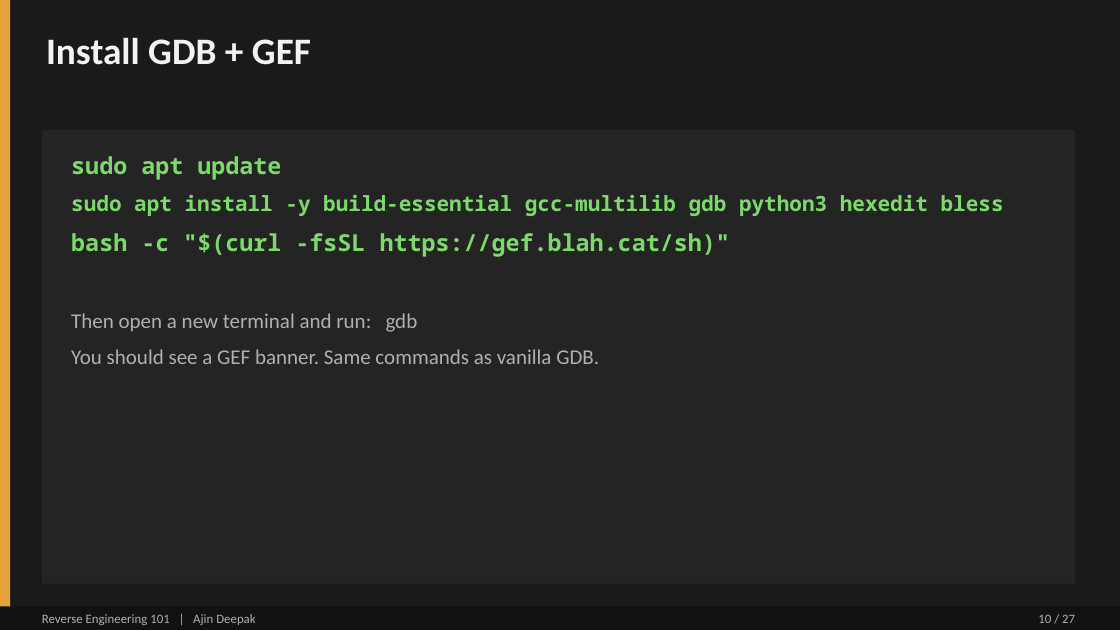
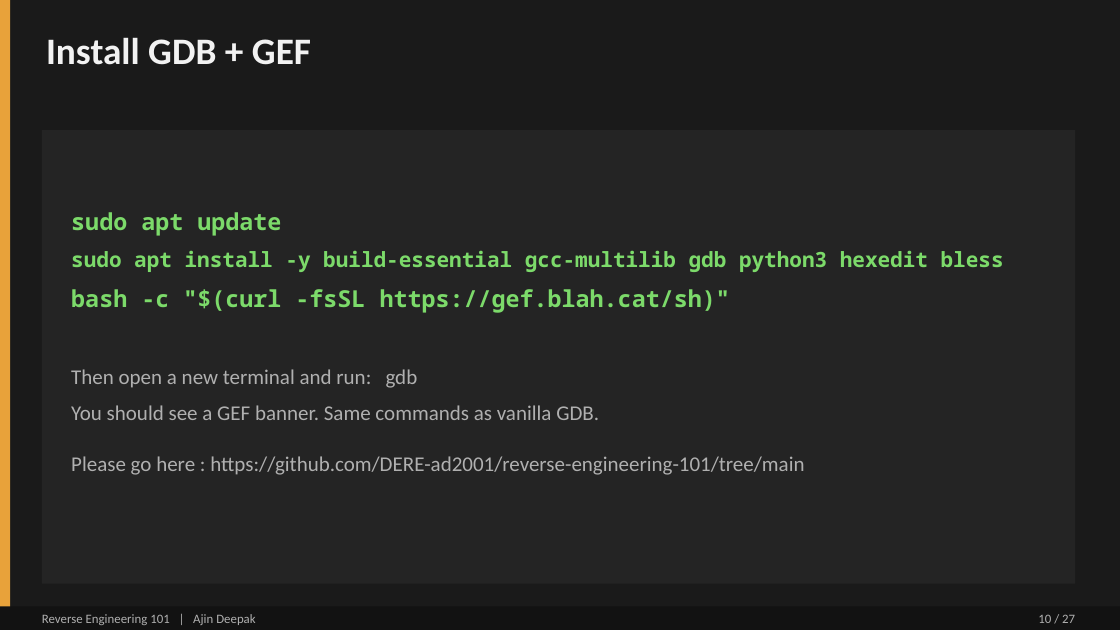
Before and after one commit to DERE-ad2001/reverse-engineering-101, a slide deck: slide 10 of Reverse Engineering 101.pptx. Drawn at 1120x630 pixels with LibreOffice and Linux fonts; fonts in the diff are those of the drawing. Boxes give left, top, right and bottom in pixels: in the first picture for what was removed or moved away, otherwise in the second. Text is boxed around its words. In the diff, an @@ line names an element or a change of style, - is before the commit and + after.

```diff
--- a/Reverse Engineering 101.pptx
+++ b/Reverse Engineering 101.pptx
@@ text at [71, 405, 804, 475]: text changed @@
-You should see a GEF banner. Same commands as vanilla GDB.
+You should see a GEF banner. Same commands as vanilla GDB.
+Please go here : https://github.com/DERE-ad2001/reverse-engineering-101/tree/main
```
Also in this commit, not shown: 6 other slides changed.
